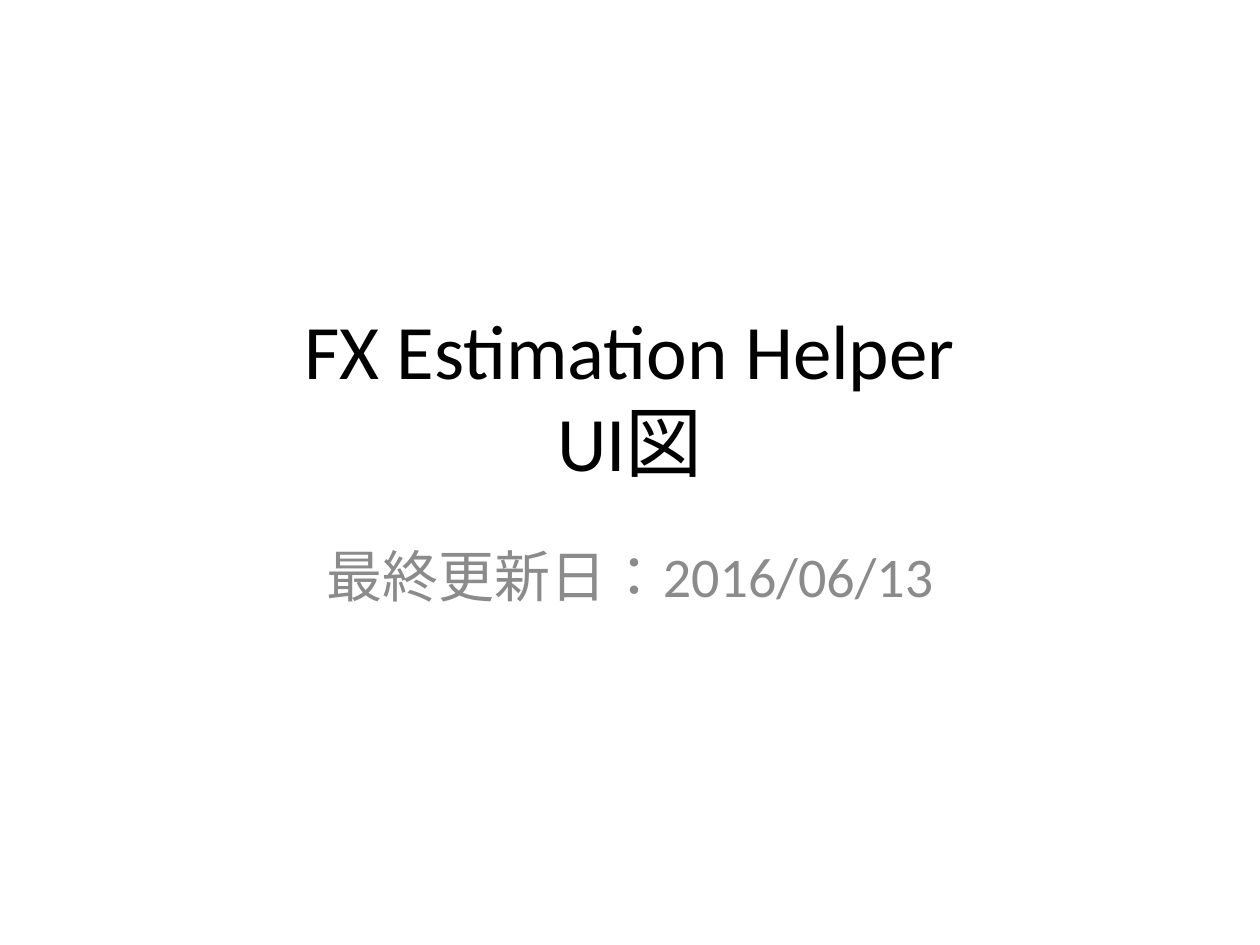
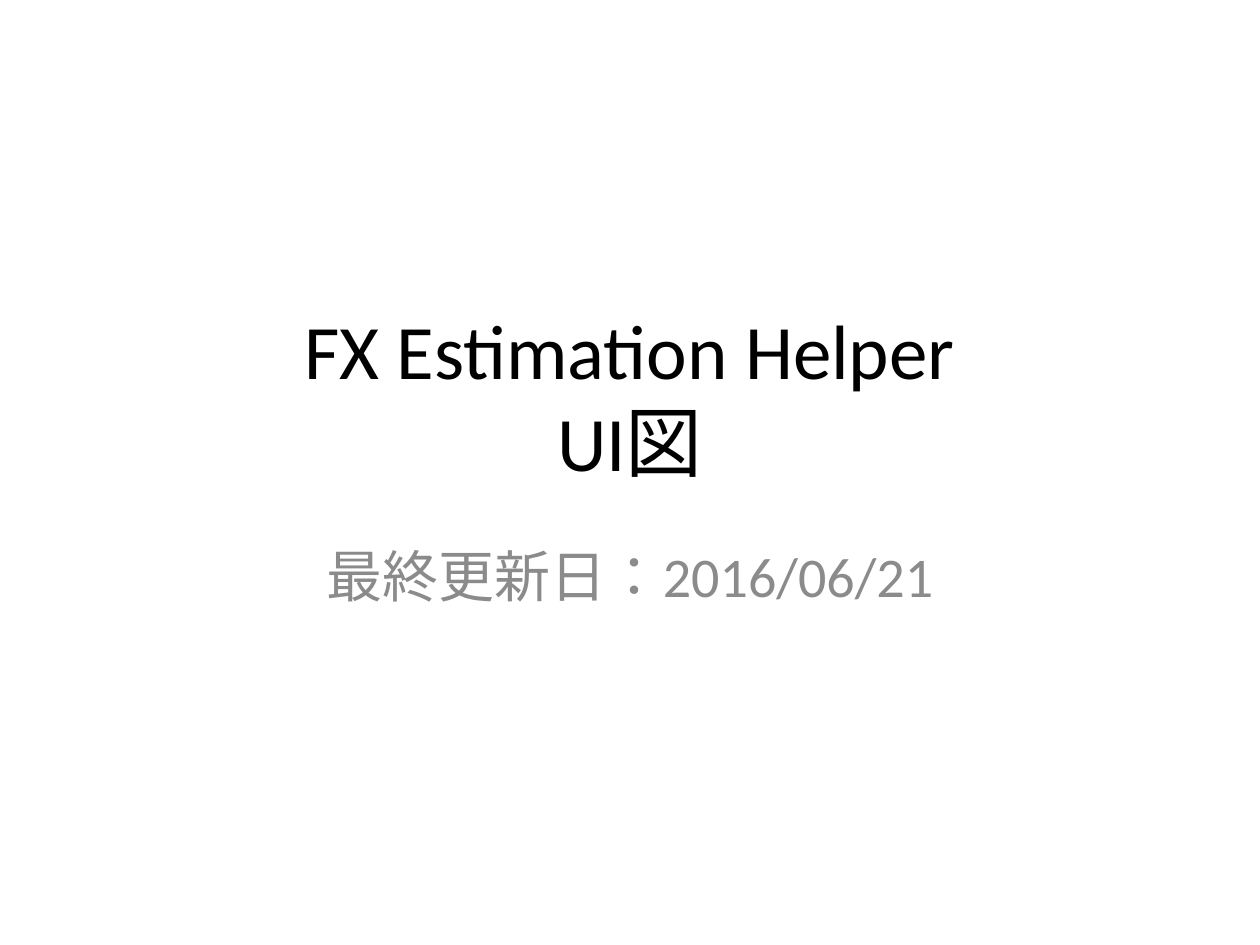
Before and after one commit to Leonis0813/chort, a slide deck: slide 1 of regulus/interface/ui.pptx. Drawn at 1260x945 pixels with LibreOffice and Linux fonts; fonts in the diff are those of the drawing. Boxes give left, top, right and bottom in pixels: in the first picture for what was removed or moved away, otherwise in the second. Text is boxed around its words. In the diff, an @@ line names an element or a change of style, - is before the commit and + after.

```diff
--- a/regulus/interface/ui.pptx
+++ b/regulus/interface/ui.pptx
@@ subtitle at bbox=[326, 550, 933, 602]: text changed @@
-最終更新日：2016/06/13
+最終更新日：2016/06/21
```
Also in this commit, not shown: 2 other slides changed, 6 other files.
